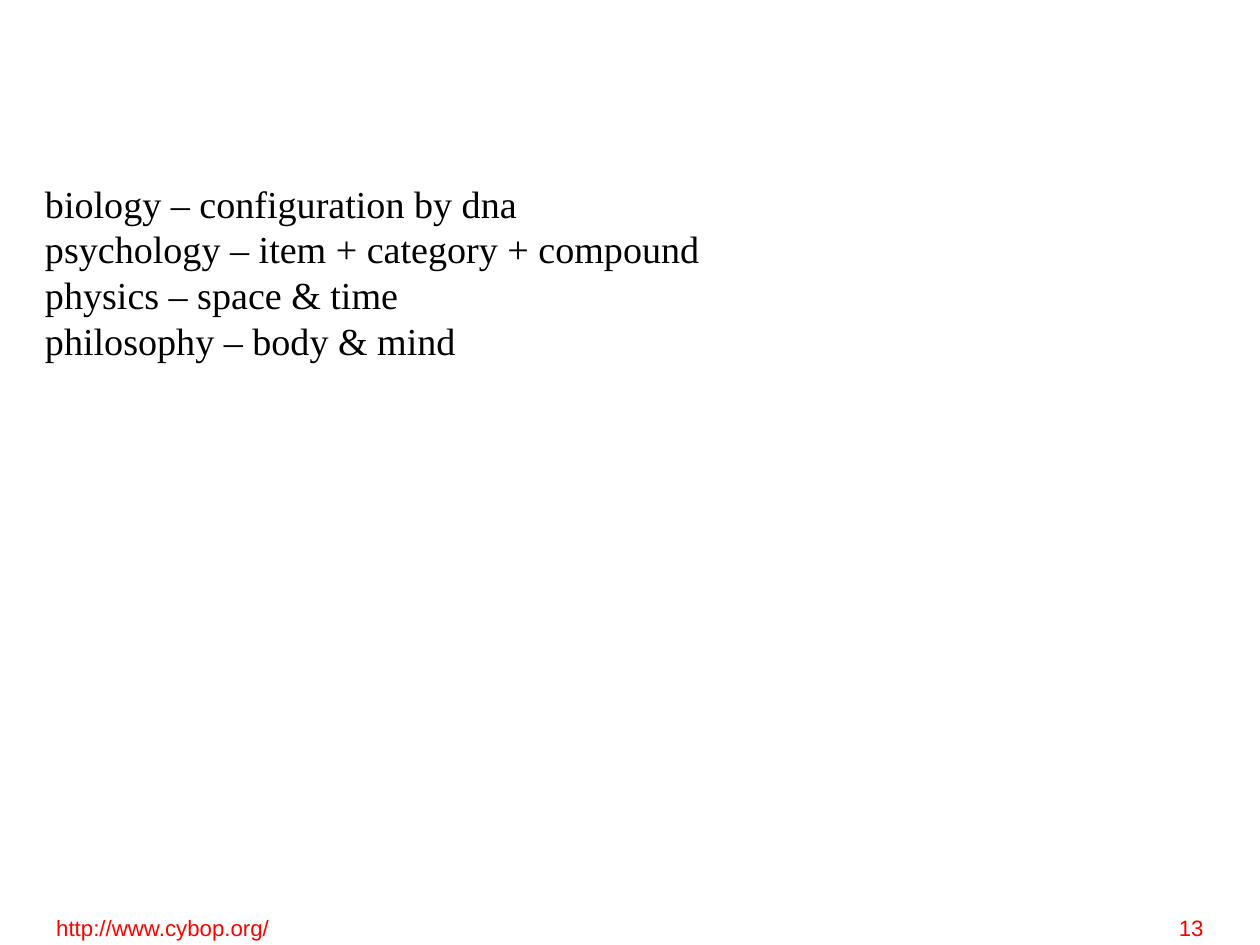
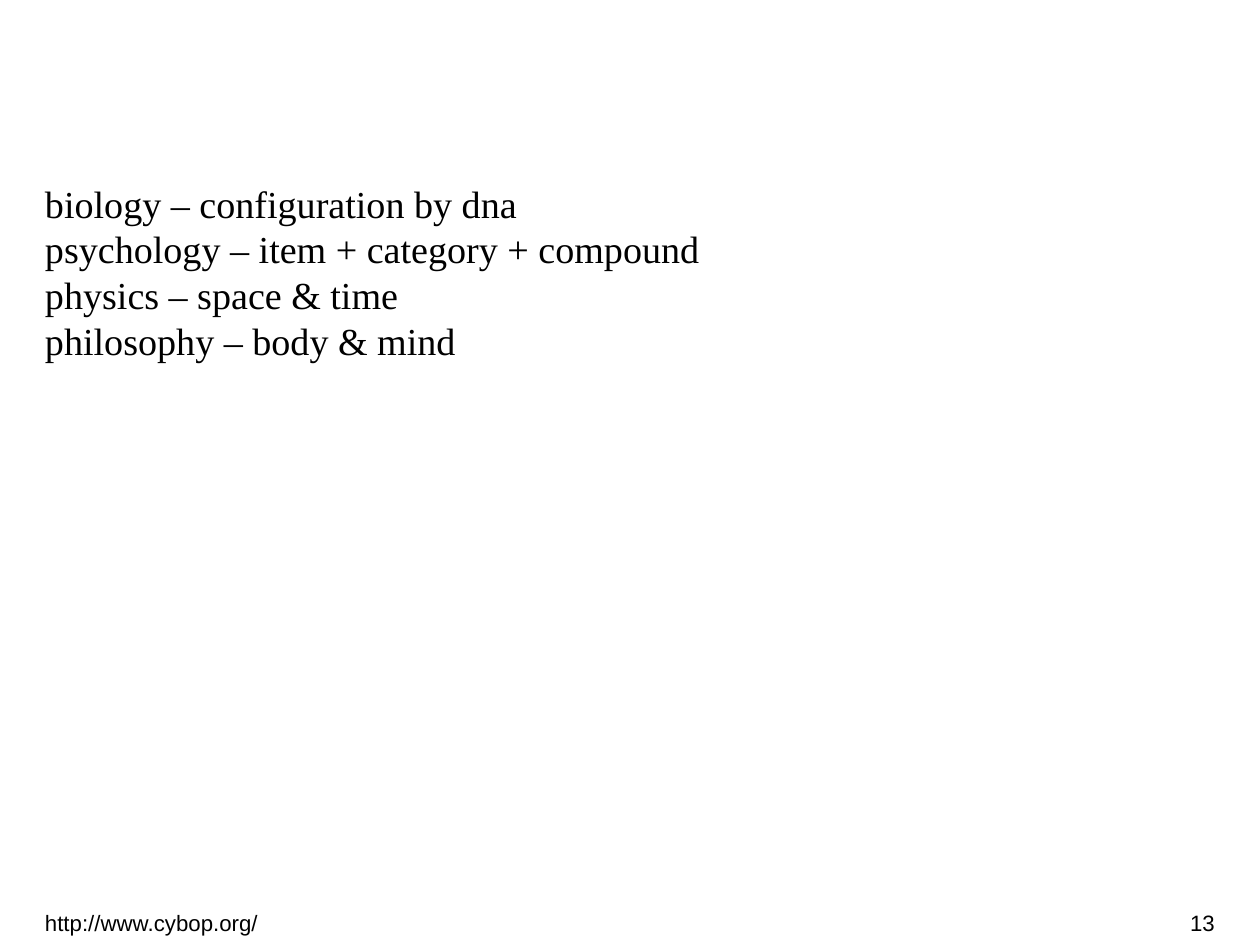
Before and after one commit to GitMirroring/cybop, a slide deck: slide 13 of doc/lightning_talk/cybop.odp. Drawn at 1260x945 pixels with LibreOffice and Linux fonts; fonts in the diff are those of the drawing; background and template pictures are left out. Boxes give left, top, right and bottom in pixels: in the first picture for what was removed or moved away, otherwise in the second. Text is boxed around its words. In the diff, an @@ line names an element or a change of style, - is before the commit and + after.

```diff
--- a/doc/lightning_talk/cybop.odp
+++ b/doc/lightning_talk/cybop.odp
@@ text "http://www.cybop.org/" at (x1=45, y1=915, x2=258, y2=936): text colour #FF0000 to #000000 @@
@@ page number at (x1=1190, y1=915, x2=1215, y2=932): text colour #FF0000 to #000000 @@
```
Also in this commit, not shown: 13 other slides changed, 1 other file.
